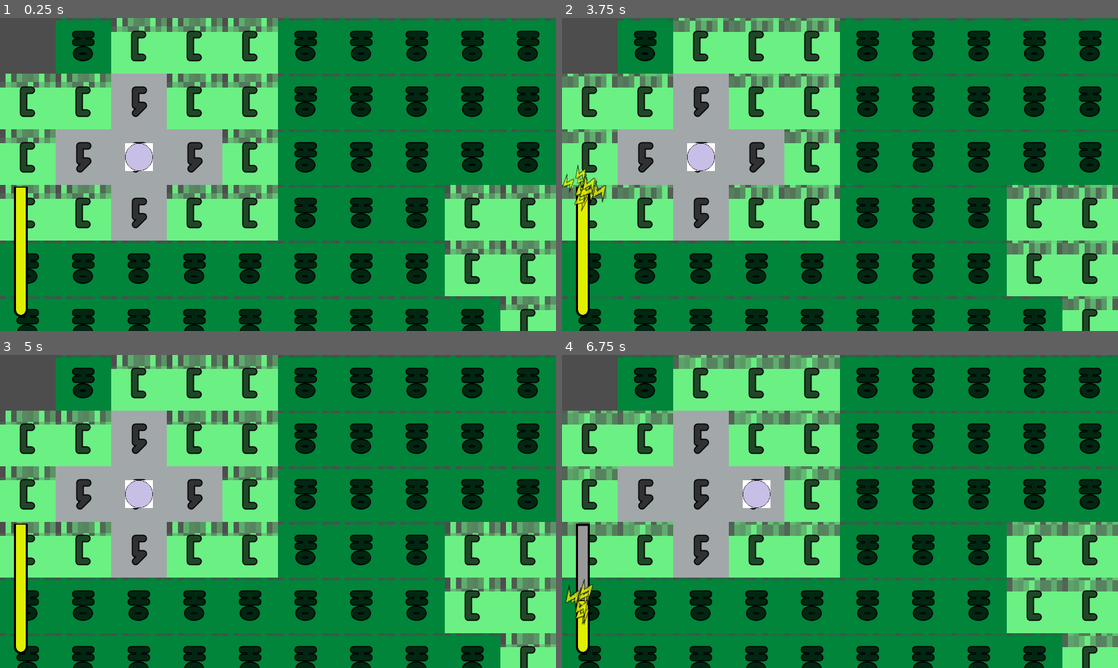
Above: before the commit, frames 1-4 (two rows, left to right).
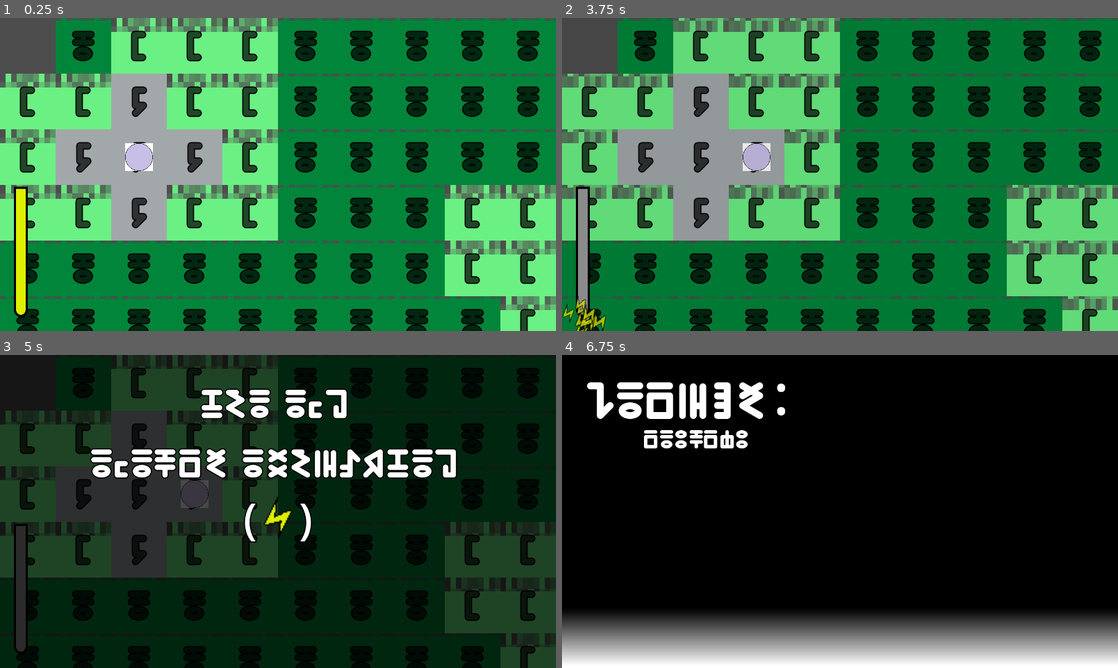
Above: after the commit, the same moments.

Repository: SamBumgardner/from-the-mountain
Game: Godot game, scene res://gameplay/gameplay.tscn
The game is run twice, just before and just after one commit, with the same random seed, the same clock (stepped at 60 frames per second) and the same inputs.
Inputs:
- Up to frame 1 (0.25 s): no input
- Up to frame 2 (3.75 s): hold Right (player_right) 0.53-1.28 s; hold Space (player_interact) 0.53-1.28 s; hold S (player_down) 1.28-2.03 s; tap Space (player_interact) at 1.35, 2.85 s; hold Right (player_right) 2.03-2.78 s; hold Space (player_interact) 2.03-2.78 s; hold Up (player_up) 2.78-3.53 s; hold A (player_left) from 3.53 s (still down); hold Space (player_interact) from 3.53 s (still down)
- Up to frame 3 (5 s): keep holding A (player_left); release Space (player_interact) at 4.28 s; tap Space (player_interact) at 4.35 s
- Up to frame 4 (6.75 s): release A (player_left) at 5.03 s; hold S (player_down) 5.03-5.78 s; hold Space (player_interact) 5.03-5.78 s; hold Right (player_right) 5.78-6.53 s; tap Space (player_interact) at 5.85 s; hold Up (player_up) from 6.53 s (still down); hold Space (player_interact) from 6.53 s (still down)

The runs differ from the first frame. In frame 1, less than 0.1% of the frame differs, in the area x 2-5%, y 54-55%; in frame 2, 2.2%; in frame 3, 95%; in frame 4, 97%, in the area x 0-100%, y 0-100%.

Commit message:
Add end of game sequencing for (slightly) improved clarity

Diff:
--- a/art/tile_theme.tres
+++ b/art/tile_theme.tres
@@ -14,7 +14,7 @@
 [sub_resource type="StyleBoxFlat" id="StyleBoxFlat_ltx8a"]
 bg_color = Color(0.87451, 0.937255, 0, 1)
 border_width_left = 5
-border_width_top = 2
+border_width_top = 5
 border_width_right = 5
 border_width_bottom = 5
 border_color = Color(0, 0, 0, 1)
@@ -32,3 +32,5 @@
 MarginContainer/constants/margin_top = 32
 ProgressBar/styles/background = SubResource("StyleBoxFlat_863qv")
 ProgressBar/styles/fill = SubResource("StyleBoxFlat_ltx8a")
+RichTextLabel/colors/font_outline_color = Color(0, 0, 0, 1)
+RichTextLabel/constants/outline_size = 10
--- a/end_screen/character_legacy.tscn
+++ b/end_screen/character_legacy.tscn
@@ -11,6 +11,7 @@
 fill_to = Vector2(0, 1)
 
 [node name="CharacterLegacy" type="TextureRect"]
+z_index = 1000
 custom_minimum_size = Vector2(1280, 720)
 texture = SubResource("GradientTexture2D_5io2h")
 script = ExtResource("1_daeym")
--- a/gameplay/gameplay.gd
+++ b/gameplay/gameplay.gd
@@ -10,18 +10,31 @@
 
 func _ready():
 	map_state = map_state_preload.instantiate()
-	legacy_state = legacy_state_preload.instantiate()
 	add_child(map_state)
 
 	map_state.character_finished.connect(_on_character_finished)
-	legacy_state.legacy_screen_finished.connect(_on_legacy_screen_finished)
+	map_state.start_end_of_game_sequence.connect(_on_start_end_of_game_sequence)
 	new_generation_begins.connect(map_state._on_new_generation_begins)
+
 
 func _on_character_finished(finished_character:Player):
 	map_state.process_mode = Node.PROCESS_MODE_DISABLED
+	legacy_state = legacy_state_preload.instantiate()
+	legacy_state.legacy_screen_finished.connect(_on_legacy_screen_finished, CONNECT_ONE_SHOT)
+	legacy_state.ready.connect(_on_legacy_screen_ready, CONNECT_ONE_SHOT)
 	add_child(legacy_state)
 
+func _on_legacy_screen_ready():
+	pass
+
 func _on_legacy_screen_finished():
+	$EndOfGameSequence/AnimationPlayer.stop()
+	$EndOfGameSequence.visible = false
 	new_generation_begins.emit()
-	remove_child(legacy_state)
+	legacy_state.queue_free()
 	map_state.process_mode = Node.PROCESS_MODE_INHERIT
+
+func _on_start_end_of_game_sequence(_reason:String):
+
+	$EndOfGameSequence.visible = true
+	$EndOfGameSequence/AnimationPlayer.play("display_end_sequence")
--- a/gameplay/gameplay.tscn
+++ b/gameplay/gameplay.tscn
@@ -1,6 +1,9 @@
-[gd_scene load_steps=2 format=3 uid="uid://2xks7cbp74xs"]
+[gd_scene load_steps=3 format=3 uid="uid://2xks7cbp74xs"]
 
 [ext_resource type="Script" path="res://gameplay/gameplay.gd" id="1_8nwe7"]
+[ext_resource type="PackedScene" uid="uid://bmjc7okpnhawi" path="res://hud/end_of_game_sequence.tscn" id="2_02pd7"]
 
 [node name="Gameplay" type="Node"]
 script = ExtResource("1_8nwe7")
+
+[node name="EndOfGameSequence" parent="." instance=ExtResource("2_02pd7")]
--- /dev/null
+++ b/hud/end_of_game_sequence.tscn
@@ -0,0 +1,121 @@
+[gd_scene load_steps=7 format=3 uid="uid://bmjc7okpnhawi"]
+
+[ext_resource type="Theme" uid="uid://84jx4t86hwwa" path="res://art/tile_theme.tres" id="1_qw5ap"]
+
+[sub_resource type="Gradient" id="Gradient_5olld"]
+offsets = PackedFloat32Array(0)
+colors = PackedColorArray(0, 0, 0, 1)
+
+[sub_resource type="GradientTexture1D" id="GradientTexture1D_g7syr"]
+gradient = SubResource("Gradient_5olld")
+
+[sub_resource type="SystemFont" id="SystemFont_15k4l"]
+
+[sub_resource type="Animation" id="Animation_o0oyb"]
+resource_name = "display_end_sequence"
+length = 2.0
+tracks/0/type = "value"
+tracks/0/imported = false
+tracks/0/enabled = true
+tracks/0/path = NodePath("TextureRect:self_modulate")
+tracks/0/interp = 1
+tracks/0/loop_wrap = true
+tracks/0/keys = {
+"times": PackedFloat32Array(0, 2),
+"transitions": PackedFloat32Array(1, 1),
+"update": 0,
+"values": [Color(1, 1, 1, 0), Color(0, 0, 0, 1)]
+}
+tracks/1/type = "value"
+tracks/1/imported = false
+tracks/1/enabled = true
+tracks/1/path = NodePath("MarginContainer/VBoxContainer/Label:visible")
+tracks/1/interp = 1
+tracks/1/loop_wrap = true
+tracks/1/keys = {
+"times": PackedFloat32Array(0, 0.3),
+"transitions": PackedFloat32Array(1, 1),
+"update": 1,
+"values": [false, true]
+}
+tracks/2/type = "value"
+tracks/2/imported = false
+tracks/2/enabled = true
+tracks/2/path = NodePath("MarginContainer/VBoxContainer/Label2:visible")
+tracks/2/interp = 1
+tracks/2/loop_wrap = true
+tracks/2/keys = {
+"times": PackedFloat32Array(0, 0.6),
+"transitions": PackedFloat32Array(1, 1),
+"update": 1,
+"values": [false, true]
+}
+tracks/3/type = "value"
+tracks/3/imported = false
+tracks/3/enabled = true
+tracks/3/path = NodePath("MarginContainer/VBoxContainer/RichTextLabel:visible")
+tracks/3/interp = 1
+tracks/3/loop_wrap = true
+tracks/3/keys = {
+"times": PackedFloat32Array(0, 0.9),
+"transitions": PackedFloat32Array(1, 1),
+"update": 1,
+"values": [false, true]
+}
+
+[sub_resource type="AnimationLibrary" id="AnimationLibrary_sioa6"]
+_data = {
+"display_end_sequence": SubResource("Animation_o0oyb")
+}
+
+[node name="EndOfGameSequence" type="Control"]
+z_index = 100
+custom_minimum_size = Vector2(1280, 720)
+layout_mode = 3
+anchors_preset = 0
+
+[node name="TextureRect" type="TextureRect" parent="."]
+self_modulate = Color(1, 1, 1, 0)
+custom_minimum_size = Vector2(1280, 720)
+layout_mode = 0
+offset_right = 1280.0
+offset_bottom = 720.0
+texture = SubResource("GradientTexture1D_g7syr")
+
+[node name="MarginContainer" type="MarginContainer" parent="."]
+layout_mode = 1
+anchors_preset = 15
+anchor_right = 1.0
+anchor_bottom = 1.0
+grow_horizontal = 2
+grow_vertical = 2
+theme = ExtResource("1_qw5ap")
+
+[node name="VBoxContainer" type="VBoxContainer" parent="MarginContainer"]
+layout_mode = 2
+
+[node name="Label" type="Label" parent="MarginContainer/VBoxContainer"]
+visible = false
+layout_mode = 2
+text = "THE END"
+horizontal_alignment = 1
+
+[node name="Label2" type="Label" parent="MarginContainer/VBoxContainer"]
+visible = false
+layout_mode = 2
+text = "ENERGY EXHAUSTED"
+horizontal_alignment = 1
+
+[node name="RichTextLabel" type="RichTextLabel" parent="MarginContainer/VBoxContainer"]
+visible = false
+layout_mode = 2
+theme = ExtResource("1_qw5ap")
+theme_override_fonts/normal_font = SubResource("SystemFont_15k4l")
+bbcode_enabled = true
+text = "[center]([img width=96]res://art/energy_particle.png[/img])[/center]"
+fit_content = true
+
+[node name="AnimationPlayer" type="AnimationPlayer" parent="."]
+libraries = {
+"": SubResource("AnimationLibrary_sioa6")
+}
--- a/map/map.gd
+++ b/map/map.gd
@@ -1,5 +1,6 @@
 class_name MapScene extends Node2D
 
+signal start_end_of_game_sequence(reason:String)
 signal character_finished(player:Player)
 
 var player_start_position:Vector2i = Vector2i(2, 2)
@@ -10,8 +11,11 @@
 func _on_new_generation_begins():
 	# do all of the logic needed to reset & progress the world
 	$Player.force_change_position(Vector2i(2,2))
-	$Player.current_energy = 100
+	$Player.restart()
 	pass
 
 func _on_player_character_finished(this_player):
 	character_finished.emit(this_player)
+
+func _on_player_start_end_of_game_sequence(reason:String):
+	start_end_of_game_sequence.emit(reason)
--- a/map/map.tscn
+++ b/map/map.tscn
@@ -41,3 +41,4 @@
 [connection signal="child_exiting_tree" from="TileMap" to="TileMap" method="_on_child_exiting_tree"]
 [connection signal="character_finished" from="Player" to="." method="_on_player_character_finished"]
 [connection signal="energy_changed" from="Player" to="HUD/HBoxContainer/EnergyBar" method="_on_player_energy_changed"]
+[connection signal="start_end_of_game_sequence" from="Player" to="." method="_on_player_start_end_of_game_sequence"]
--- a/player/Player.gd
+++ b/player/Player.gd
@@ -1,6 +1,7 @@
 class_name Player extends Sprite2D
 
 signal energy_changed(new_value:float)
+signal start_end_of_game_sequence(reason:String)
 signal character_finished(this_player:Player)
 
 const MAX_ENERGY : float = 100
@@ -13,9 +14,15 @@
 		current_energy = value
 		energy_changed.emit(current_energy)
 
+var _game_ending : bool = false
+
 func _ready():
 	current_coords = world_map.local_to_map(world_map.to_local(global_position))
 	pass
+
+func restart():
+	_game_ending = false
+	current_energy = MAX_ENERGY
 
 func force_change_position(coordinates : Vector2i):
 	var tile : Tile = world_map.get_tile(coordinates)
@@ -33,9 +40,11 @@
 			current_coords = current_coords + distance
 			#resolve any additional results of moving into tile.
 
-		if current_energy <= 0:
-			print("character is exhuasted! end game now")
-			character_finished.emit(self)
+		if current_energy <= 0 and not _game_ending:
+			print("character is exhuasted! Start end-of-game process now")
+			start_end_of_game_sequence.emit("energy")
+			$GameEndDelay.start()
+			_game_ending = true
 
 func _input(event):
 	if event.is_action_pressed("player_left"):
@@ -46,3 +55,6 @@
 		move(Vector2i(0,1))
 	if event.is_action_pressed("player_up"):
 		move(Vector2i(0,-1))
+
+func _on_game_end_delay_timeout():
+	character_finished.emit(self)
--- a/player/Player.tscn
+++ b/player/Player.tscn
@@ -6,3 +6,9 @@
 [node name="Player" type="Sprite2D"]
 texture = ExtResource("1_hgkp2")
 script = ExtResource("2_fd4ee")
+
+[node name="GameEndDelay" type="Timer" parent="."]
+wait_time = 3.0
+one_shot = true
+
+[connection signal="timeout" from="GameEndDelay" to="." method="_on_game_end_delay_timeout"]
